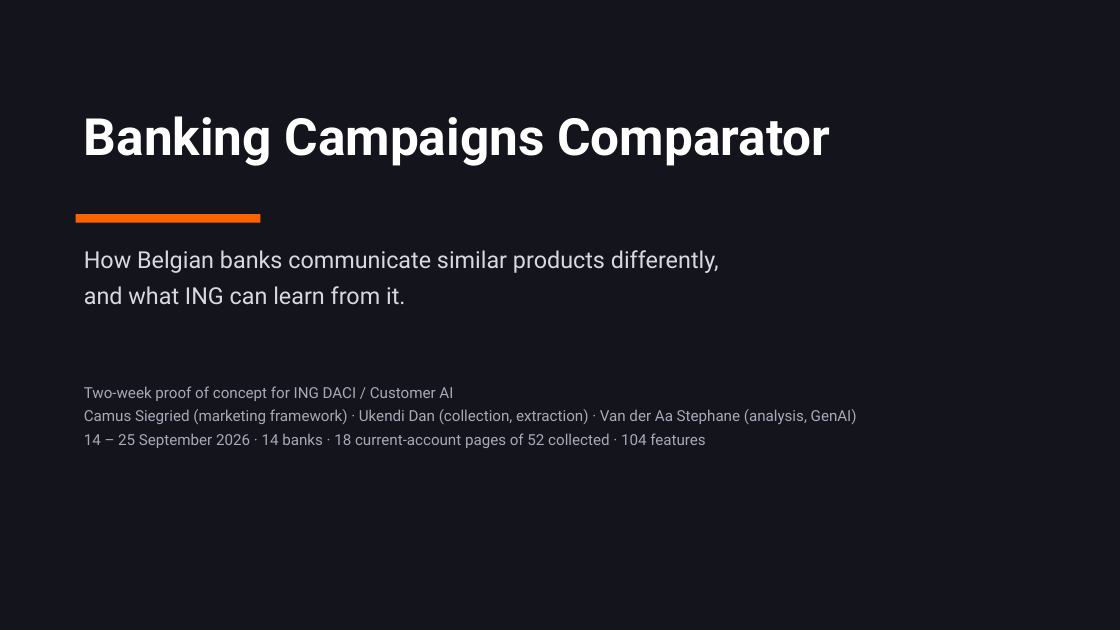
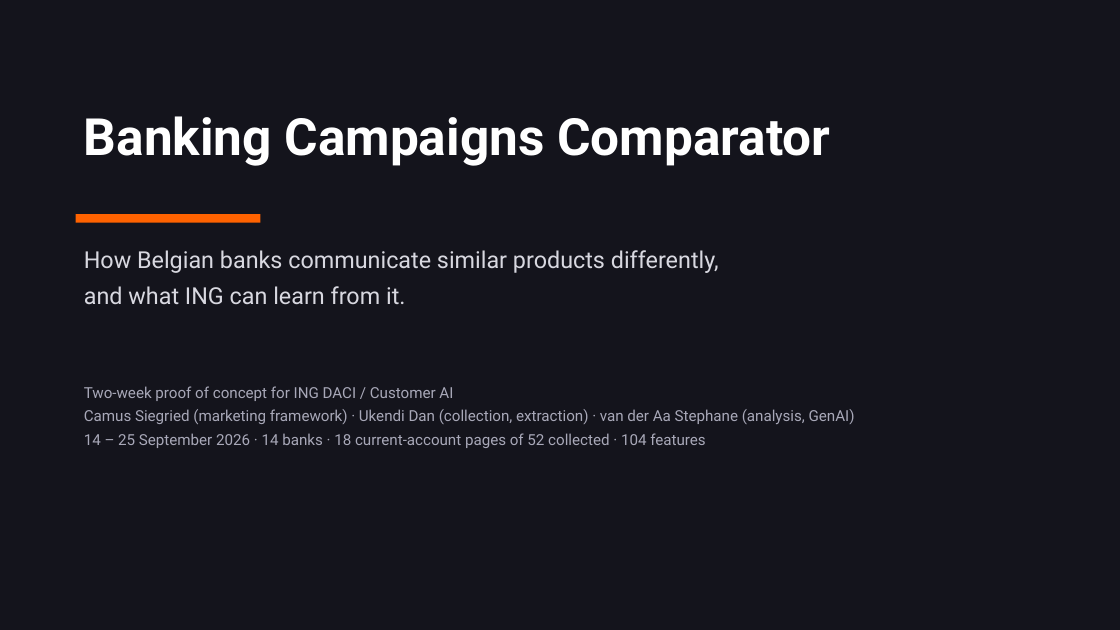
Before and after one commit to stepvda/ing-usecase, a slide deck: slide 1 of docs/Banking_Campaigns_Comparator.pptx. Drawn at 1120x630 pixels with LibreOffice and Linux fonts; fonts in the diff are those of the drawing. Boxes give left, top, right and bottom in pixels: in the first picture for what was removed or moved away, otherwise in the second. Text is boxed around its words. In the diff, an @@ line names an element or a change of style, - is before the commit and + after.

```diff
--- a/docs/Banking_Campaigns_Comparator.pptx
+++ b/docs/Banking_Campaigns_Comparator.pptx
@@ text at (84,409,855,424): text changed @@
-Camus Siegried (marketing framework) · Ukendi Dan (collection, extraction) · Van der Aa Stephane (analysis, GenAI)
+Camus Siegried (marketing framework) · Ukendi Dan (collection, extraction) · van der Aa Stephane (analysis, GenAI)
```
